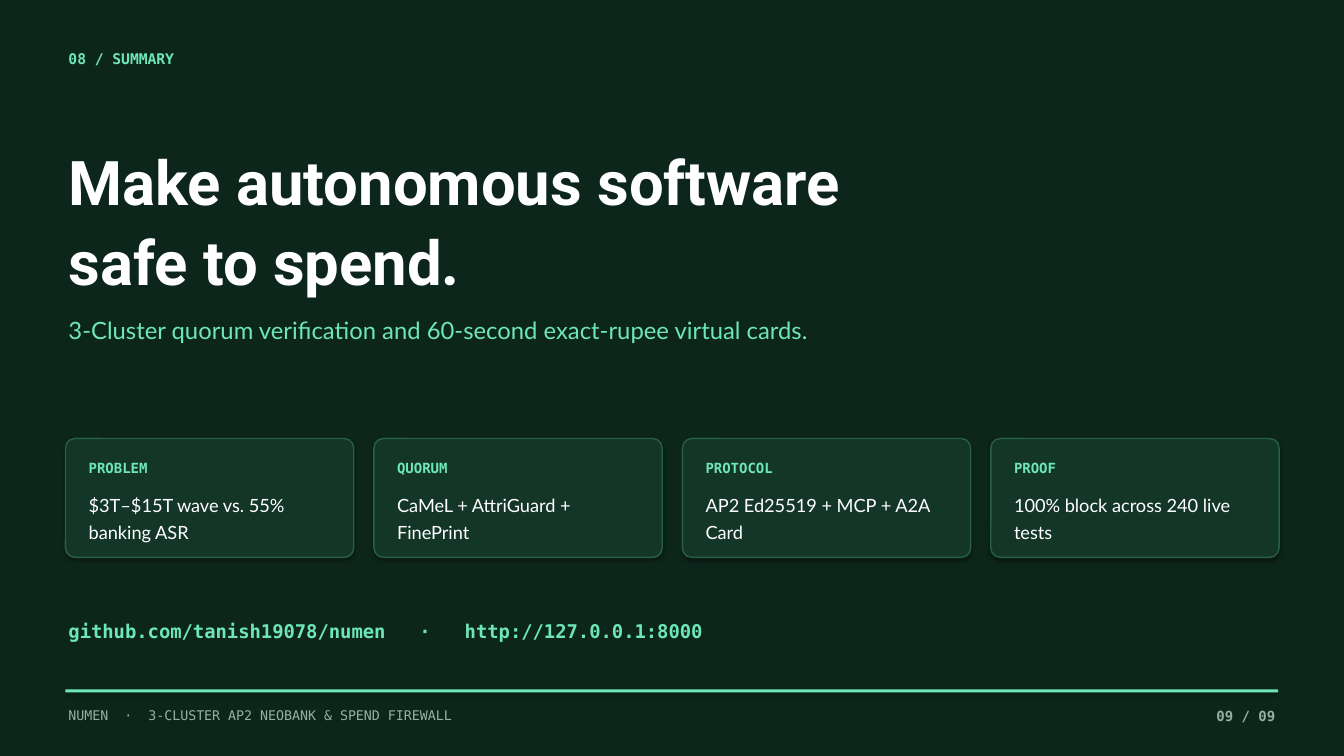
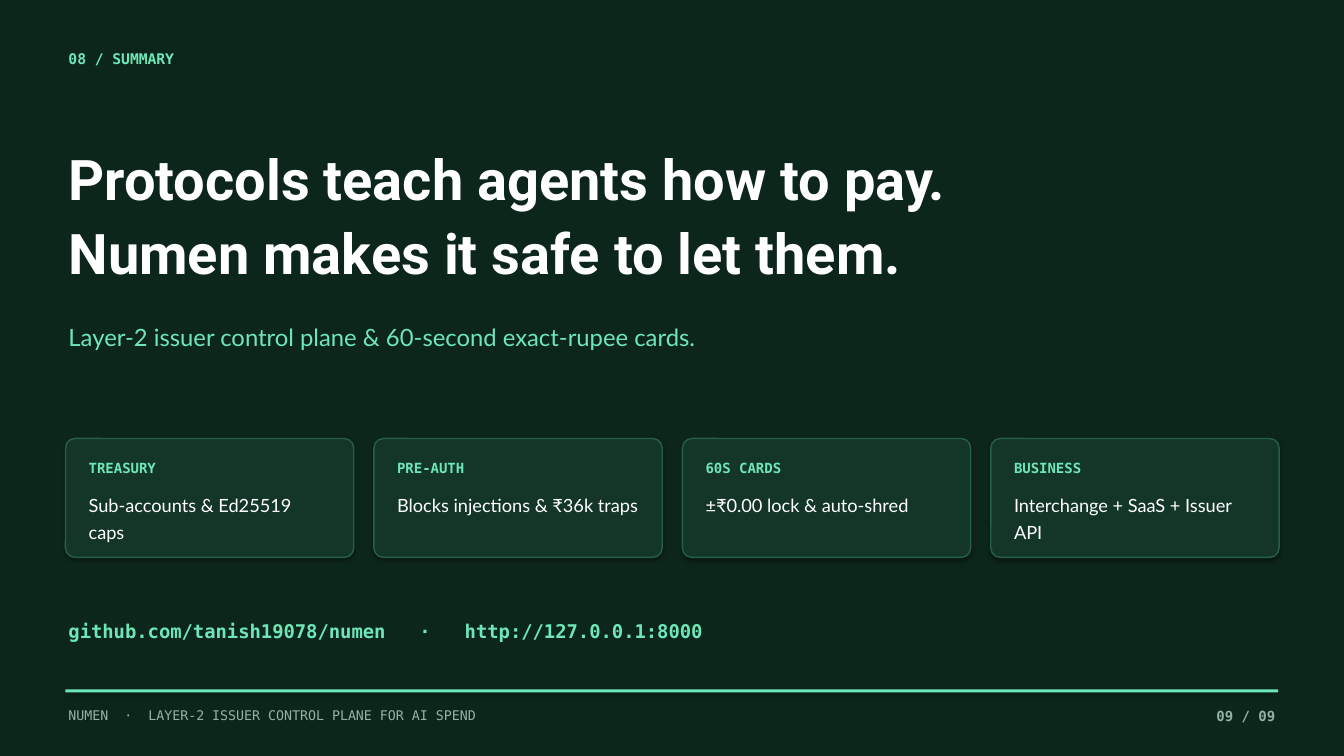
Before and after one commit to tanish19078/numen, a slide deck: slide 9 of deck/Numen_Pitch_Deck.pptx. Drawn at 1344x756 pixels with LibreOffice and Linux fonts; fonts in the diff are those of the drawing. Boxes give left, top, right and bottom in pixels: in the first picture for what was removed or moved away, otherwise in the second. Text is boxed around its words. In the diff, an @@ line names an element or a change of style, - is before the commit and + after.

Commit message:
pitch: reposition Numen as Layer-2 Fintech Issuer Control Plane with Zero-Charter Feasibility & 3-Stream Business Model

```diff
--- a/deck/Numen_Pitch_Deck.pptx
+++ b/deck/Numen_Pitch_Deck.pptx
@@ text at (68, 158, 945, 275): text changed; size 44 to 40 pt @@
-Make autonomous software
-safe to spend.
+Protocols teach agents how to pay.
+Numen makes it safe to let them.
@@ text at (68, 328, 695, 350): text changed @@
-3-Cluster quorum verification and 60-second exact-rupee virtual cards.
+Layer-2 issuer control plane & 60-second exact-rupee cards.
@@ text at (89, 462, 156, 473): text changed @@
-PROBLEM
+TREASURY
@@ text at (397, 463, 464, 473): text changed @@
-QUORUM
+PRE-AUTH
@@ text at (706, 462, 781, 473): text changed @@
-PROTOCOL
+60S CARDS
@@ text at (1014, 462, 1081, 473): text changed @@
-PROOF
+BUSINESS
@@ text at (89, 498, 291, 542): text changed @@
-$3T–$15T wave vs. 55% banking ASR
+Sub-accounts & Ed25519 caps
@@ text at (397, 498, 638, 516): text changed @@
-CaMeL + AttriGuard + FinePrint
+Blocks injections & ₹36k traps
@@ text at (706, 498, 909, 512): text changed @@
-AP2 Ed25519 + MCP + A2A Card
+±₹0.00 lock & auto-shred
@@ text at (1014, 498, 1232, 539): text changed @@
-100% block across 240 live tests
+Interchange + SaaS + Issuer API
@@ text at (68, 710, 476, 720): text changed @@
-NUMEN · 3-CLUSTER AP2 NEOBANK & SPEND FIREWALL
+NUMEN · LAYER-2 ISSUER CONTROL PLANE FOR AI SPEND
```
Also in this commit, not shown: 7 other slides changed, 1 slide added, 1 slide removed, 3 other files.
